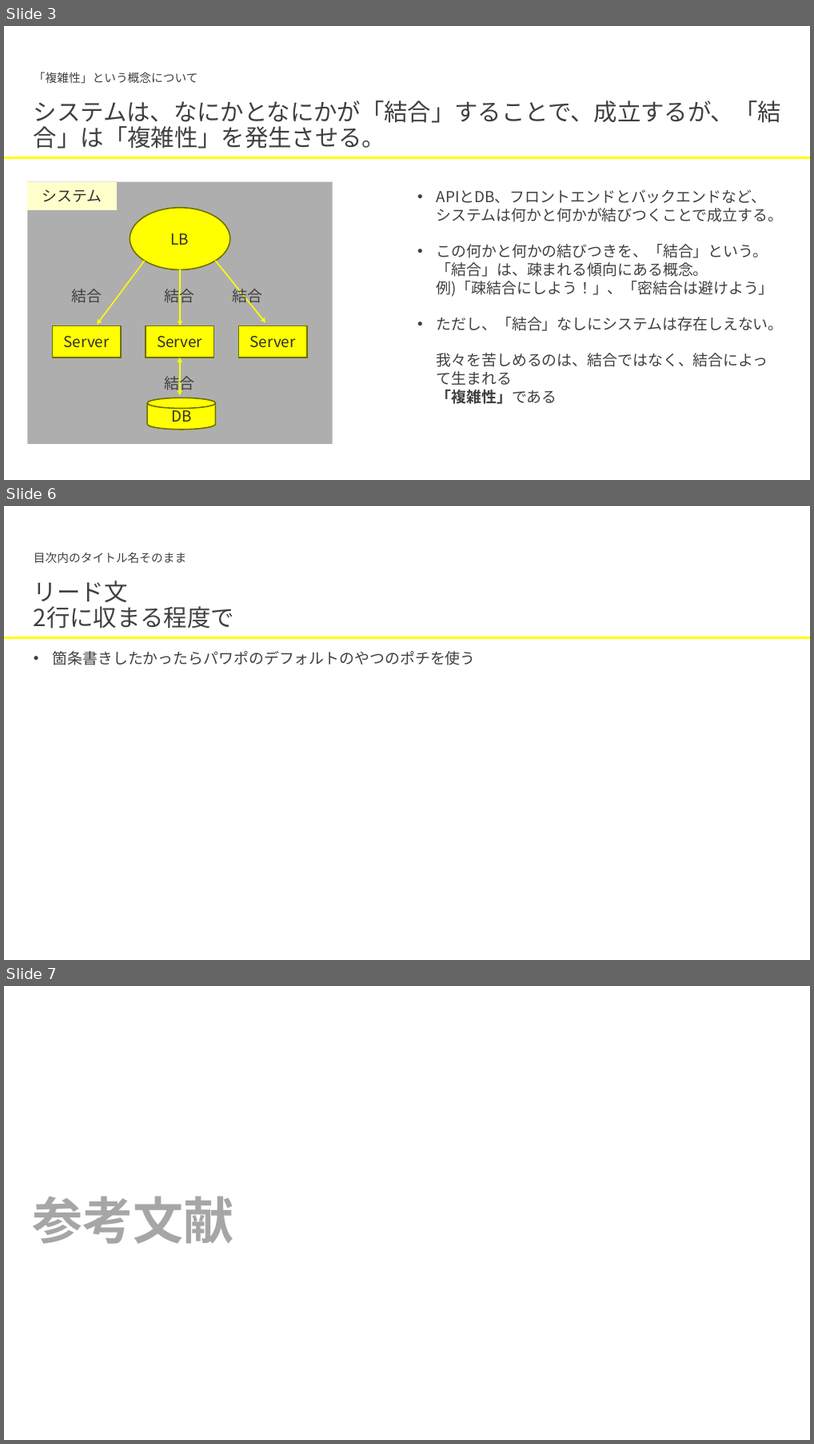
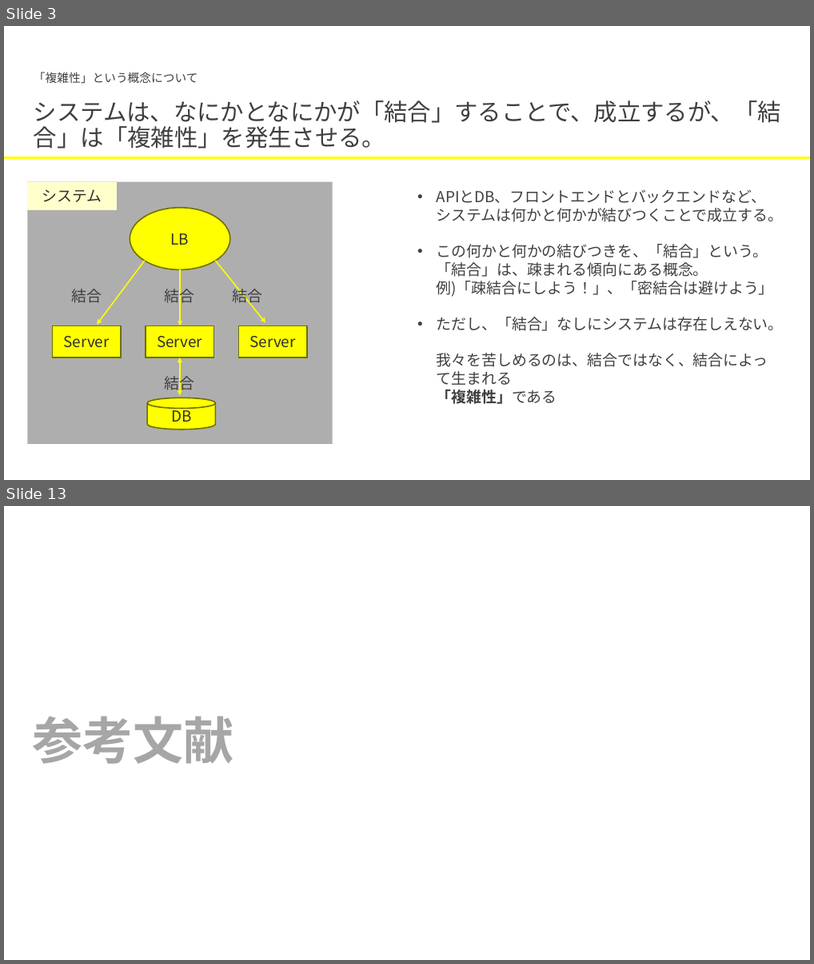
Before and after one commit to hiroki-pixel/tech_it_output_for_LT, a slide deck: Design/複雑性_5分類とそれぞれで可能な対処について.pptx. Shown one above the other, each under a label of ours: slides 3, 6 and 7 before the commit, slides 3 and 13 after it; the slides between them are not shown. The pictures are 814x1444 and 814x964 pixels, drawn with LibreOffice and Linux fonts; fonts in the diff are those of the drawing. Boxes give left, top, right and bottom in pixels: in the first picture for what was removed or moved away, otherwise in the second. Text is boxed around its words. In the diff, an @@ line names an element or a change of style, - is before the commit and + after.

```diff
--- a/Design/複雑性_5分類とそれぞれで可能な対処について.pptx
+++ b/Design/複雑性_5分類とそれぞれで可能な対処について.pptx
@@ slide 6 removed at [4,506,810,960], background #FFFFFF @@
@@ text removed at [34,552,186,563] @@
-目次内のタイトル名そのまま
@@ text removed at [34,580,234,628] @@
-リード文
-2行に収まる程度で
@@ line removed from (4, 638) to (810, 638) @@
@@ text removed at [53,651,476,665] @@
-• 箇条書きしたかったらパワポのデフォルトのやつのポチを使う
@@ what was slide 7 is now slide 13 @@
```
Also in this commit, not shown: 9 slides added, 19 other slides removed.
